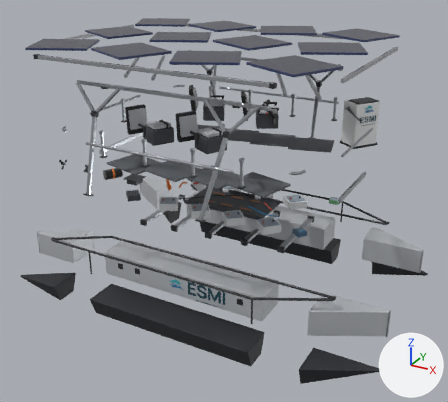
The glTF model assets/inspect/esmi-eboat.glb as it was, and as the next commit left it.
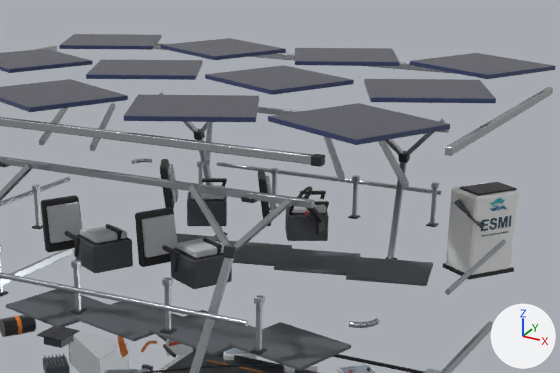
Each version appears first whole from a 50 mm lens placed at (6.59, -12.11, 7.28), pointed at (0.02, -0.16, 1.31), and next in a close-up on the part from 23% to 90% of the width and 0% to 50% of the height. The lights are fixed; the arrows at lower right show +X, +Y and +Z. The older version's two pictures come first. Where no turn or scale is listed for an object, it has been applied to the vertices.

Names of what the first close-up shows: 'esmi canopy edge 1', 'esmi console', 'esmi deck panel 1', 'esmi deck panel 3', 'esmi deck panel 7', 'esmi roof beam -1', 'esmi solar module 10', 'esmi solar module 11', 'esmi solar module 3', 'esmi solar module 6', 'esmi solar module 7', 'esmi solar module 9' and 121 more.
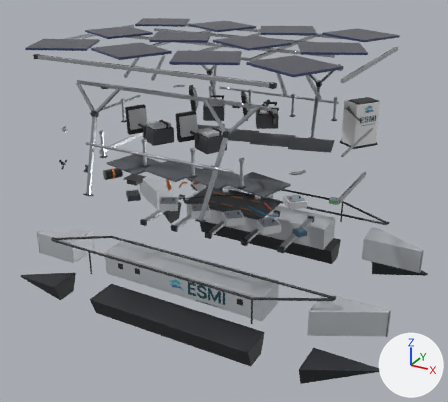
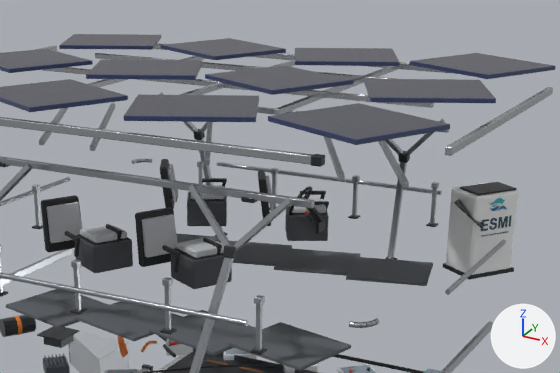
Commit message: Add aluminium mullions between the canopy's solar modules

Diff of the bpy script that builds the scene:
```diff
--- a/assets/inspect/esmi-eboat.glb.py
+++ b/assets/inspect/esmi-eboat.glb.py
@@ me_esmi_canopy_mullion_y2 @@
+me_esmi_canopy_mullion_y2.from_pydata(...)  # 96 vertices, 188 faces; spans x -2.95..2.35, y 0.58..0.64, z 2.37..2.43
+me_esmi_canopy_mullion_y2.materials.append(mat_esmi_solar_frame)  # light grey #cdd1d6
@@ me_esmi_canopy_mullion_y1 @@
+me_esmi_canopy_mullion_y1.from_pydata(...)  # 96 vertices, 188 faces; spans x -2.95..2.35, y -0.62..-0.56, z 2.37..2.43
+me_esmi_canopy_mullion_y1.materials.append(mat_esmi_solar_frame)  # light grey #cdd1d6
@@ me_esmi_canopy_mullion_x3 @@
+me_esmi_canopy_mullion_x3.from_pydata(...)  # 96 vertices, 188 faces; spans x 1.01..1.07, y -1.8..1.8, z 2.37..2.43
+me_esmi_canopy_mullion_x3.materials.append(mat_esmi_solar_frame)  # light grey #cdd1d6
@@ me_esmi_canopy_mullion_x2 @@
+me_esmi_canopy_mullion_x2.from_pydata(...)  # 96 vertices, 188 faces; spans x -0.32..-0.26, y -1.8..1.8, z 2.37..2.43
+me_esmi_canopy_mullion_x2.materials.append(mat_esmi_solar_frame)  # light grey #cdd1d6
@@ me_esmi_canopy_mullion_x1 @@
+me_esmi_canopy_mullion_x1.from_pydata(...)  # 96 vertices, 188 faces; spans x -1.64..-1.58, y -1.8..1.8, z 2.37..2.43
+me_esmi_canopy_mullion_x1.materials.append(mat_esmi_solar_frame)  # light grey #cdd1d6
@@ ob_esmi_canopy_mullion_y2 @@
+ob_esmi_canopy_mullion_y2 = bpy.data.objects.new('esmi canopy mullion y2', me_esmi_canopy_mullion_y2)
+ob_esmi_canopy_mullion_y2.location = (0.0, 0.9, 2.48)
@@ ob_esmi_canopy_mullion_y1 @@
+ob_esmi_canopy_mullion_y1 = bpy.data.objects.new('esmi canopy mullion y1', me_esmi_canopy_mullion_y1)
+ob_esmi_canopy_mullion_y1.location = (0.0, 0.9, 2.48)
@@ ob_esmi_canopy_mullion_x3 @@
+ob_esmi_canopy_mullion_x3 = bpy.data.objects.new('esmi canopy mullion x3', me_esmi_canopy_mullion_x3)
+ob_esmi_canopy_mullion_x3.location = (0.0, 0.9, 2.48)
@@ ob_esmi_canopy_mullion_x2 @@
+ob_esmi_canopy_mullion_x2 = bpy.data.objects.new('esmi canopy mullion x2', me_esmi_canopy_mullion_x2)
+ob_esmi_canopy_mullion_x2.location = (0.0, 0.9, 2.48)
@@ ob_esmi_canopy_mullion_x1 @@
+ob_esmi_canopy_mullion_x1 = bpy.data.objects.new('esmi canopy mullion x1', me_esmi_canopy_mullion_x1)
+ob_esmi_canopy_mullion_x1.location = (0.0, 0.9, 2.48)
```

What differs and where, as boxes (x1, y1, x2, y2) in the close-ups (560 x 373 px):
'esmi canopy mullion y1', added: after (43, 67, 434, 108)
'esmi canopy mullion x3', added: after (274, 64, 401, 115)
'esmi canopy mullion y2', added: after (95, 53, 396, 80)
'esmi canopy mullion x2', added (mostly hidden): after (179, 59, 295, 95)
'esmi canopy mullion x1', added (mostly hidden): after (88, 56, 207, 87)
